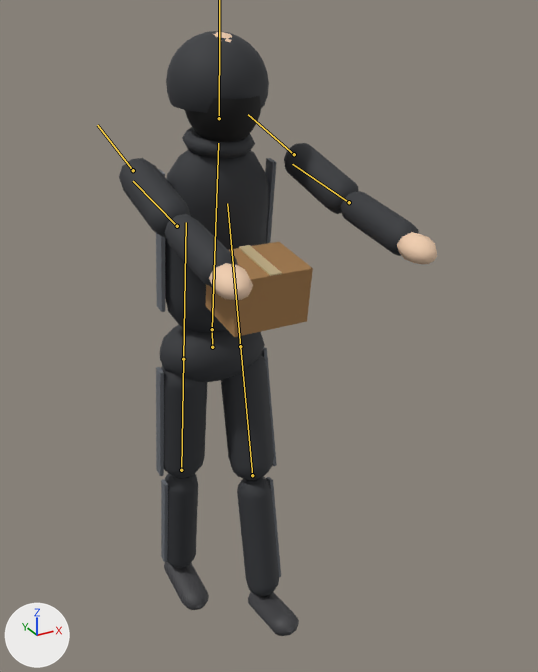
The glTF model city-hold/public/models/placeholder/char_looter_01_tracksuit_arms_spread.glb, before and after one commit.
Camera for both pictures: a 50 mm lens placed at (-0.883, -1.977, 1.94), pointed at (0.092, -0.204, 1.053). Every picture has the same lights, and +X, +Y and +Z are marked at lower left. The first picture is the older version. Both versions are drawn at frame 10 of the action 'held'; the numbers are the values there. The bones that change, and the others that lie on the model, are drawn over the model as lines.

In view in the first picture: 'Mesh_0', 'skin_12', 'skin_12.001', 'skin_12.002', 'skin_12.003', 'skin_skin' and 1 more.
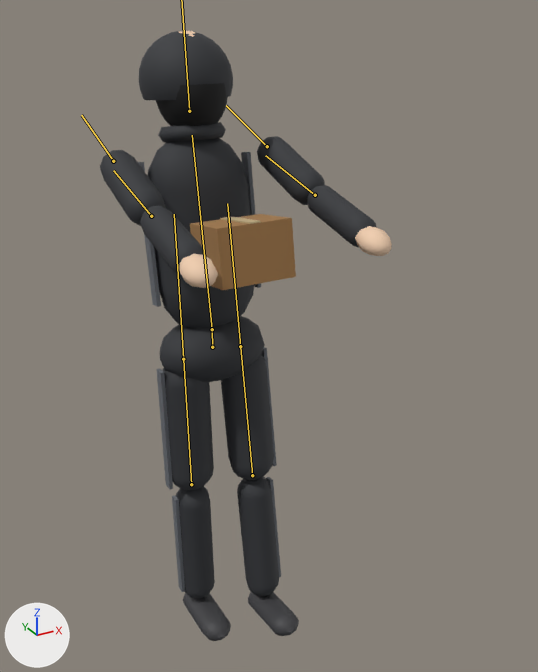
ob_carry is not drawn itself; it is the parent of ob_mesh_0, ob_mesh_1.

Where the change shows, as pixel boxes (x1, y1, x2, y2) in the pictures (538 x 672 px):
'skin_12', posed (8% narrower)
    before: (119, 31, 419, 596)
    after: (100, 31, 376, 599)
'Mesh_0', posed (20% shorter)
    before: (205, 242, 313, 337)
    after: (190, 214, 296, 290)
'skin_12.002', posed (14% wider)
    before: (156, 158, 281, 577)
    after: (138, 152, 281, 592)
'skin_12.003', posed
    before: (185, 96, 261, 142)
    after: (156, 83, 228, 126)
'skin_skin', posed (6% narrower)
    before: (209, 32, 437, 300)
    after: (178, 30, 392, 288)
'skin_12.001', posed (14% narrower, 33% shorter)
    before: (164, 562, 299, 636)
    after: (183, 592, 299, 641)
bone 'legL', root to tip
    before: (183, 359) to (186, 222)
    after: (183, 359) to (174, 214)
bone 'torso', root to tip
    before: (212, 329) to (218, 143)
    after: (212, 329) to (192, 135)
bone 'armL', root to tip
    before: (133, 170) to (97, 125)
    after: (113, 161) to (81, 115)
bone 'armR', root to tip
    before: (294, 154) to (248, 114)
    after: (267, 146) to (226, 105)

Patch to the scene script:
```diff
--- a/city-hold/public/models/placeholder/char_looter_01_tracksuit_arms_spread.glb.py
+++ b/city-hold/public/models/placeholder/char_looter_01_tracksuit_arms_spread.glb.py
@@ bone_legl @@
 bone_legl = bpy.data.objects['character'].pose.bones['legL']  # child of 'hips'
-bone_legl.rotation_quaternion = (0.997, 0.079, 0.0, 0.0)  # degrees (9, 0, 0)
+bone_legl.rotation_quaternion = (1.0, -0.017, 0.0, 0.0)  # degrees (-2, 0, 0)
@@ bone_torso @@
 bone_torso = bpy.data.objects['character'].pose.bones['torso']  # child of 'hips'
-bone_torso.rotation_quaternion = (0.997, 0.072, 0.0, 0.0)  # degrees (8, 0, 0)
+bone_torso.rotation_quaternion = (0.997, -0.081, 0.0, 0.0)  # degrees (-9, 0, 0)
@@ bone_head @@
 bone_head = bpy.data.objects['character'].pose.bones['head']  # child of 'torso'
-bone_head.rotation_quaternion = (0.999, -0.036, 0.0, 0.0)  # degrees (-4, 0, 0)
+bone_head.rotation_quaternion = (0.999, 0.04, 0.0, 0.0)  # degrees (5, 0, 0)
@@ bone_arml @@
 bone_arml = bpy.data.objects['character'].pose.bones['armL']  # child of 'torso'
-bone_arml.rotation_quaternion = (0.751, -0.661, 0.0, 0.0)  # degrees (-83, 0, 0)
+bone_arml.rotation_quaternion = (0.854, -0.52, 0.0, 0.0)  # degrees (-63, 0, 0)
@@ bone_armr @@
 bone_armr = bpy.data.objects['character'].pose.bones['armR']  # child of 'torso'
-bone_armr.rotation_quaternion = (0.751, -0.661, 0.0, 0.0)  # degrees (-83, 0, 0)
+bone_armr.rotation_quaternion = (0.854, -0.52, 0.0, 0.0)  # degrees (-63, 0, 0)
```
